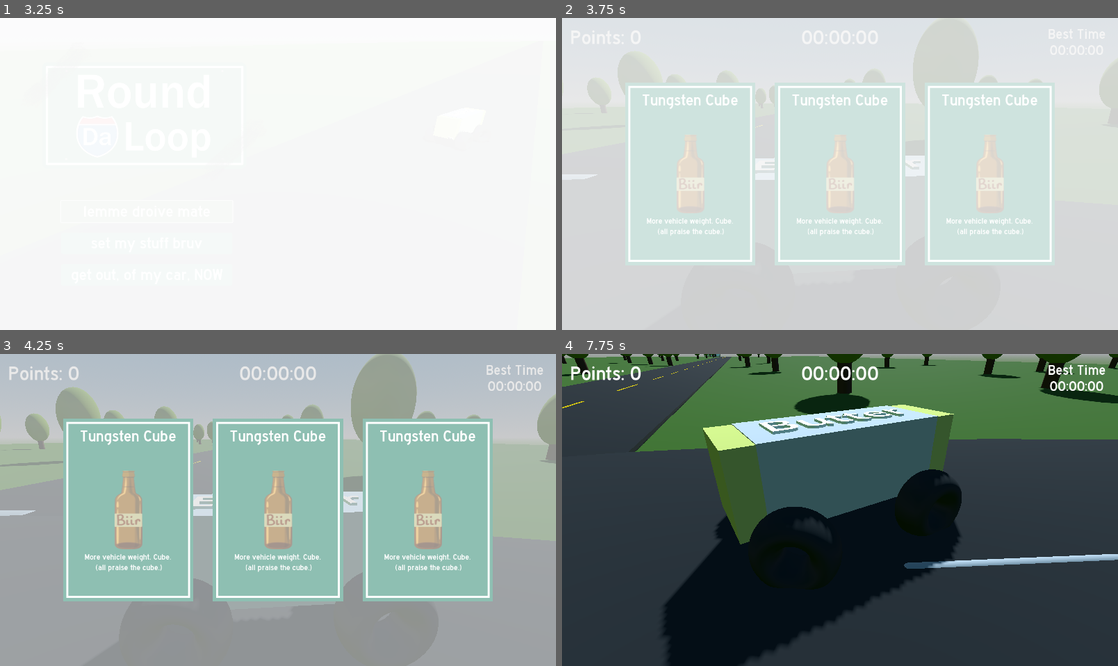
Above: before the commit, frames 1-4 (two rows, left to right).
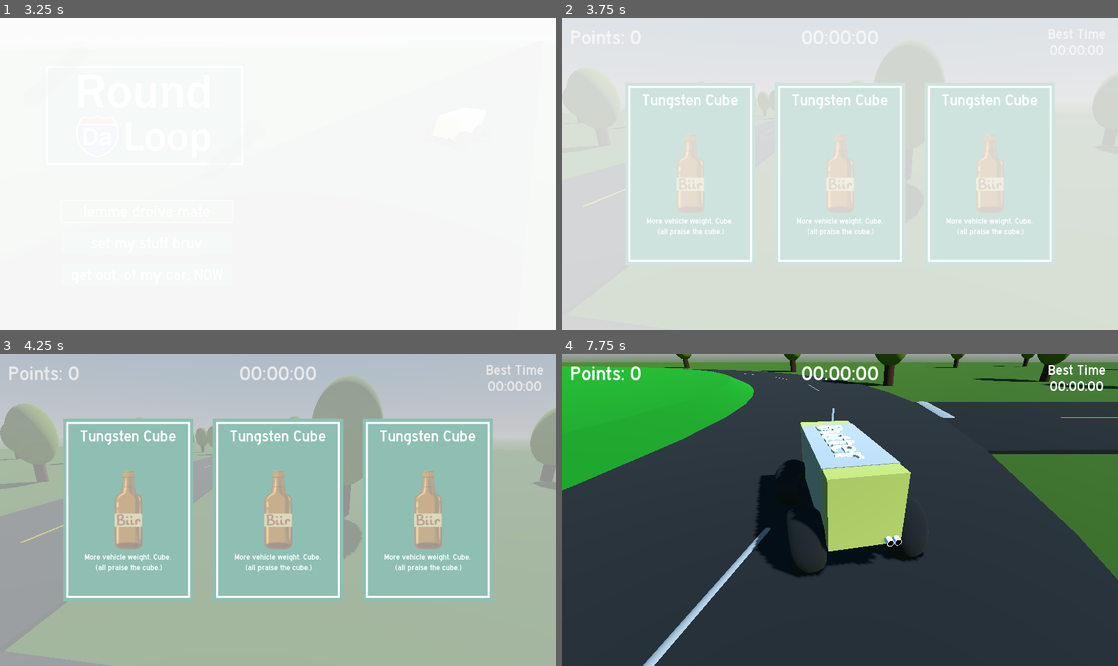
Above: after the commit, the same moments.

Repository: calchoo5/gmtk-2025-buttatruk
Game: Godot game, scene res://titel.tscn
Two runs of this game, one before a commit and one after it. Both use one fixed random seed, a clock stepped at 60 frames per second and the inputs below.
Inputs (mouse positions are in pixels of both pictures, inside the frame that each line leads up to):
- Up to frame 1 (3.25 s): hold D (right) 0.53-1.25 s; click "lemme droive mate" at 1.25 s; hold S (down) 2.03-2.78 s; hold D (right) from 2.78 s (still down)
- Up to frame 2 (3.75 s): release D (right) at 3.53 s; hold W (up) from 3.53 s (still down)
- Up to frame 3 (4.25 s): keep holding W (up)
- Up to frame 4 (7.75 s): release W (up) at 4.28 s; hold A (left) 4.28-5.75 s; click (689, 510) at 5.75 s; hold S (down) 6.53-7.28 s; hold D (right) from 7.28 s (still down)

Frame 1 is identical in both runs. In frame 2, 1.0% of the frame differs, in the area x 0-99%, y 11-61%; in frame 3, 18%; in frame 4, 52%, in the area x 0-100%, y 0-100%.

Commit message:
fixed follow camera

Diff:
--- a/loop-gmtk-2025/followcam.gd
+++ b/loop-gmtk-2025/followcam.gd
@@ -1,12 +1,12 @@
 extends Camera3D
 
 @export var look_target: Node3D
-@export var distance = 4.0
-@export var height = 2.0
+@export var distance = 5.0
+@export var height = 2.5
 
 
 func _ready() -> void:
-	global_position = look_target.global_position + Vector3(0,2,-3)
+	global_position = look_target.global_position + Vector3(-3,4,0)
 
 func _physics_process(delta):
 	var target = look_target.get_global_transform_interpolated().origin
--- a/loop-gmtk-2025/followcam.tscn
+++ b/loop-gmtk-2025/followcam.tscn
@@ -2,9 +2,8 @@
 
 [ext_resource type="Script" uid="uid://cfwqff0yty0m8" path="res://followcam.gd" id="1_0l1bn"]
 
-[node name="followcam" type="Camera3D" node_paths=PackedStringArray("look_target")]
+[node name="followcam" type="Camera3D"]
 transform = Transform3D(-1, -3.19744e-14, -8.74228e-08, -2.26267e-08, 0.965926, 0.258819, 8.44439e-08, 0.258819, -0.965926, 0, 0, 0)
 top_level = true
 fov = 60.0
 script = ExtResource("1_0l1bn")
-look_target = NodePath("")
